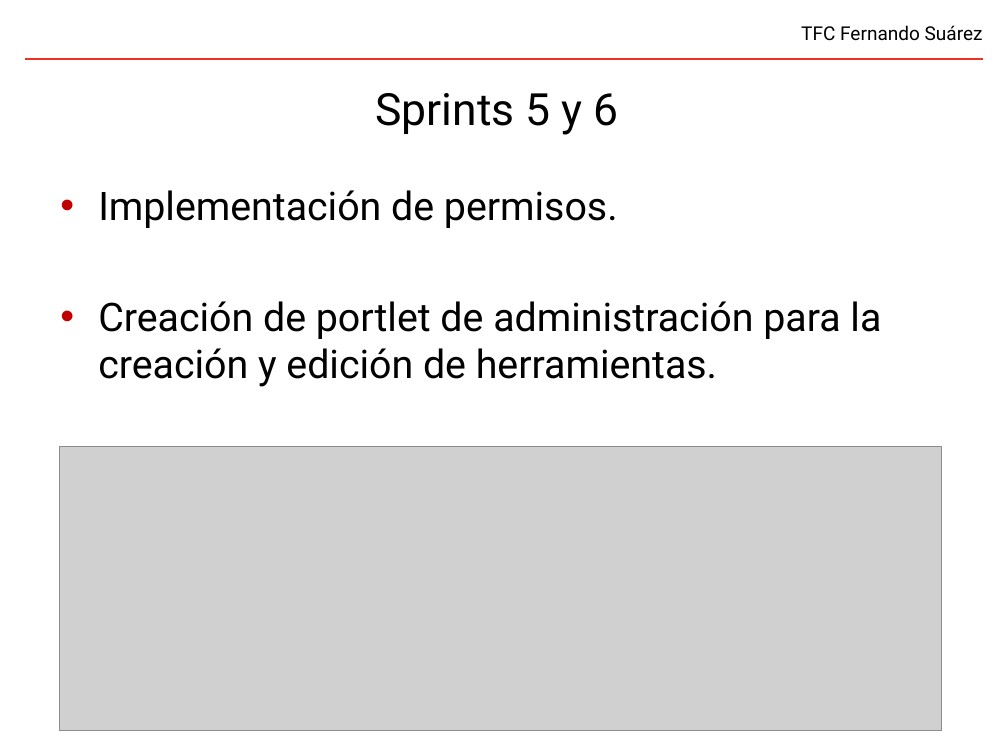
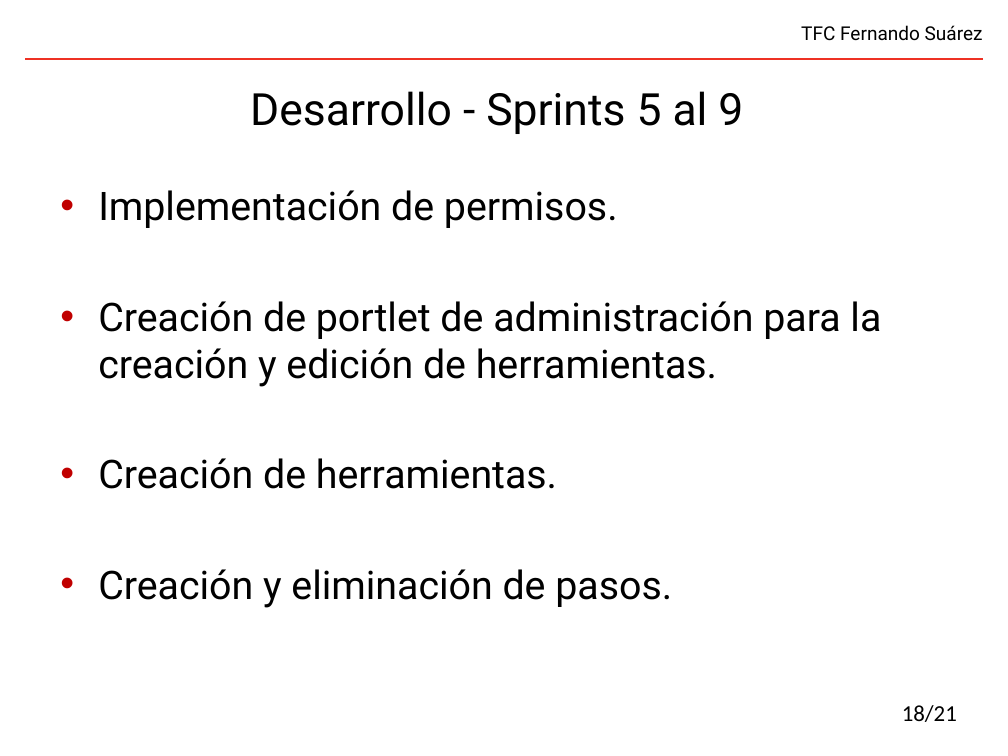
Before and after one commit to fsuarezj/toolBuilder-portlet, a slide deck: slide 18 of doc/presentation/presentacion.pptx. Drawn at 1008x756 pixels with LibreOffice and Linux fonts; fonts in the diff are those of the drawing; grey boxes stand for pictures; background and template pictures are left out. Boxes give left, top, right and bottom in pixels: in the first picture for what was removed or moved away, otherwise in the second. Text is boxed around its words. In the diff, an @@ line names an element or a change of style, - is before the commit and + after.

```diff
--- a/doc/presentation/presentacion.pptx
+++ b/doc/presentation/presentacion.pptx
@@ title at box(250, 91, 743, 134): text changed @@
-Sprints 5 y 6
+Desarrollo - Sprints 5 al 9
@@ picture removed at box(59, 446, 942, 731) @@
@@ text at box(98, 458, 672, 608): paragraphs added @@
+• Creación de herramientas.
+• Creación y eliminación de pasos.
@@ page number added at box(902, 705, 957, 722), 18 pt, text #000000 @@
+18/21
```
Also in this commit, not shown: 20 other slides changed, 1 slide removed, 1 other file.
